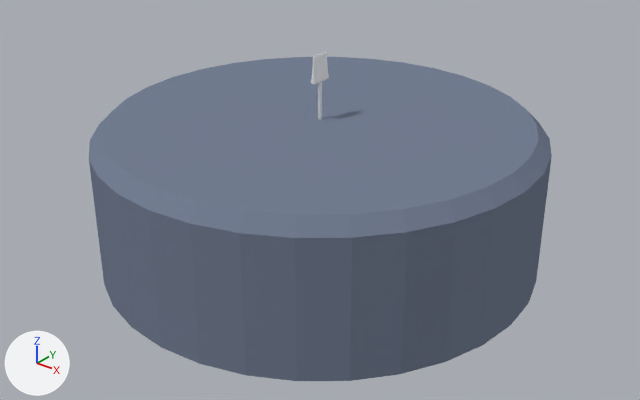
Renders of the Blender file Asset/Model/Main.blend from each side of a commit.
One viewpoint serves both versions: a camera (50 mm lens) standing at (14.6, -18.25, 8.92) and looking at (0.44, -0.55, -2.05). The axes (+X, +Y, +Z) are drawn at lower left. The lights are the same throughout.

The older version as bpy lines, for what is in view:
```python
me_cube_000 = bpy.data.meshes.new('Cube.000')
me_cube_000.from_pydata(...)  # 516 vertices, 297 faces; spans x -7.22..-4.06, y -4.42..4.42, z -0.23..0.71
me_cylinder_002 = bpy.data.meshes.new('Cylinder.002')
me_cylinder_002.from_pydata(...)  # 96 vertices, 66 faces; spans x -6.36..6.36, y -6.36..6.36, z -4.09..0.13
me_cylinder_002.materials.append(mat_material_001)  # blue #757f94
me_cylinder_003 = bpy.data.meshes.new('Cylinder.003')
me_cylinder_003.from_pydata(...)  # 336 vertices, 268 faces; spans x -7.8..7.8, y -7.8..7.8, z -0.9..0.2
me_cylinder_004 = bpy.data.meshes.new('Cylinder.004')
me_cylinder_004.from_pydata(...)  # 60 vertices, 44 faces; spans x -0.07..0.07, y -0.32..0.32, z -0.33..1.98
ob_cube_001 = bpy.data.objects.new('Cube.001', me_cube_000)
ob_cube_001.location = (0.0, 0.0, 0.0)
ob_cube_001.hide_set(True)  # its collection is switched off
ob_cylinder_002 = bpy.data.objects.new('Cylinder.002', me_cylinder_002)
ob_cylinder_002.location = (0.0, 0.0, 0.0)
ob_cylinder_003 = bpy.data.objects.new('Cylinder.003', me_cylinder_003)
ob_cylinder_003.location = (0.0, 0.0, 0.0)
ob_cylinder_003.hide_set(True)  # its collection is switched off
ob_cylinder_004 = bpy.data.objects.new('Cylinder.004', me_cylinder_004)
ob_cylinder_004.location = (0.0, 0.0, 0.0)
```
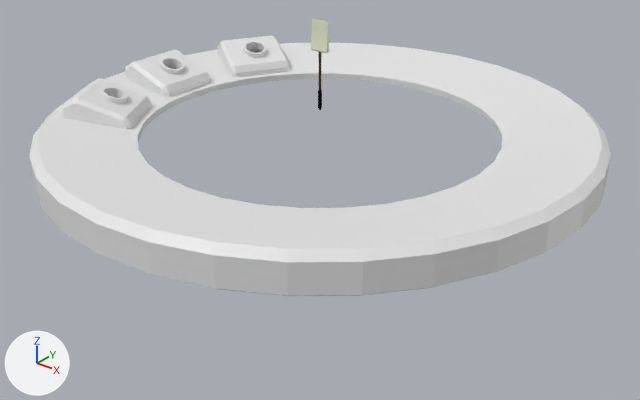
Pixel boxes [x1, y1, x2, y2] of what changed, in the pictures (640 x 400 px):
'Cylinder.002', hidden
    before: [89, 57, 552, 381]
'Cylinder.003', shown
    after: [29, 43, 611, 296]
'Cube.001', shown
    after: [62, 35, 290, 129]
'Cylinder.004', reshaped
    before: [311, 52, 329, 119]
    after: [311, 19, 329, 110]
part 1 of me_cylinder_004, rebuilt
    before: [318, 81, 322, 119]
    after: [318, 52, 322, 110]
part 2 of me_cylinder_004, added
    after: [311, 19, 329, 53]
part 3 of me_cylinder_004, deleted
    before: [311, 52, 329, 85]

What the commit changed:
Material 'Material.007' (mat_material_007) is new.
Its base color is (0.768, 0.8, 0.609) (white #e3e7cd).
Material 'Material.006' (mat_material_006) is new.
Its base color is (0.00609, 0.00649, 0.0122) (black #12131d).
Material 'Material.005' (mat_material_005) is new.
Its base color is (0.0871, 0.0409, 0.0177) (brown #533924).
me_cylinder_004 is used by ob_cylinder_004; location (0.0, 0.0, 0.0).
me_cylinder_004 had 60 vertices, 44 faces and spanned x -0.07..0.07, y -0.32..0.32, z -0.33..1.98.
me_cylinder_004 now has 140 vertices, 124 faces and spans x -0.27..0.27, y -0.06..0.06, z 0.4..2.91.
me_cylinder_004 part 1: the loose piece of 32 vertices spanning x -0.05..0.05, y -0.05..0.05, z -0.33..1.29 is rebuilt with 112 vertices and now spans x -0.05..0.05, y -0.05..0.05, z 0.4..2.13.
me_cylinder_004 part 2: a new loose piece of 28 vertices spanning x -0.27..0.27, y -0.06..0.06, z 2.06..2.91, in mat_material_007 (white #e3e7cd).
me_cylinder_004 part 3: the loose piece of 28 vertices spanning x -0.07..0.07, y -0.32..0.32, z 1.19..1.98 is deleted.
me_cylinder_004 now uses material mat_material_005 (brown #533924).
me_cylinder_004 now uses material mat_material_006 (black #12131d).
me_cylinder_004 now uses material mat_material_007 (white #e3e7cd).
Object 'Cylinder.002' (ob_cylinder_002) is now hidden.
Object 'Cylinder.003' (ob_cylinder_003) is now shown.
Object 'Cube.001' (ob_cube_001) is now shown.
